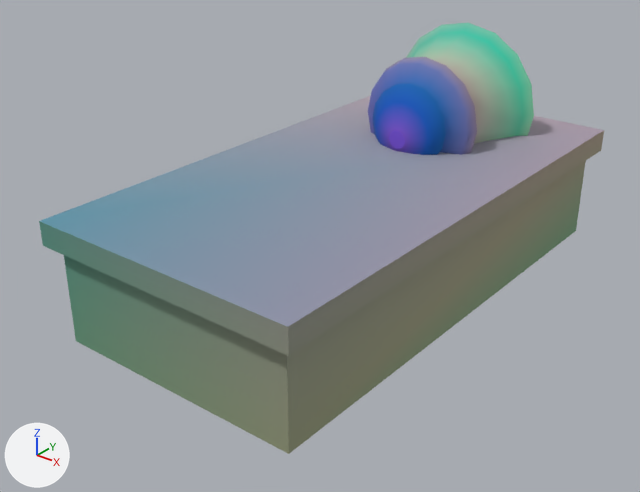
The glTF model assets/kit/tomb_slab.glb: old version first, new version second.
Camera for both pictures: a 50 mm camera at (2.06, -2.83, 1.86) aimed at (-0.04, -0.2, 0.23). Every picture has the same lights, and +X, +Y and +Z are marked at lower left. The first picture is the older version. Where no turn or scale is listed for an object, it has been applied to the vertices. Vertices at exactly the same position are counted once.

Objects in the first picture: 'effigy', 'tomb'.
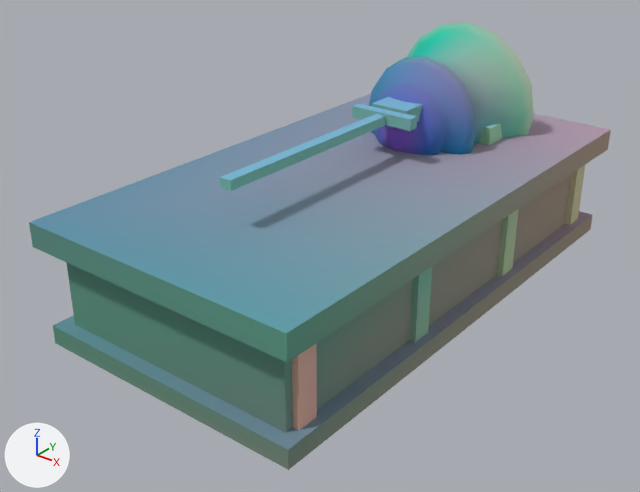
Patch to the scene script:
```diff
--- a/assets/kit/tomb_slab.glb.py
+++ b/assets/kit/tomb_slab.glb.py
@@ me_tomb @@
 # used by ob_tomb; location = (0.0, 0.0, 0.0)
-me_tomb.from_pydata(...)  # 16 vertices, 24 faces; spans x -0.6..0.6, y -1.15..1.15, z 0.0..0.52
+me_tomb.from_pydata(...)  # 24 vertices, 36 faces; spans x -0.62..0.62, y -1.18..1.18, z 0.0..0.52
+# me_tomb part 1: the loose piece of 8 vertices spanning x -0.6..0.6, y -1.15..1.15, z 0.42..0.52 is moved by (0.0, 0.0, -0.43)
+# me_tomb part 2: a new loose piece, a box spanning x -0.54..0.54, y -1.1..1.1, z 0.08..0.42, in mat_m_stone_dark
+# me_tomb part 3: a new loose piece, a box spanning x -0.62..0.62, y -1.18..1.18, z 0.42..0.52, in mat_m_stone_dark
+# me_tomb part 4: the loose piece of 8 vertices spanning x -0.55..0.55, y -1.1..1.1, z 0.0..0.42 is deleted
 me_tomb.materials.append(mat_m_stone_dark)
@@ me_effigy @@
 me_effigy.from_pydata(...)  # 160 vertices, 316 faces; spans x -0.375..0.375, y -0.559..0.0, z -0.375..0.375
 # used by ob_effigy; location = (0.0, 0.85, 0.62)
+# me_effigy part 5: 158 faces centred in x -0.264..0.264, y -0.559..-0.397, z -0.264..0.264 are repainted in the vertex colours; the middle colour goes from blue #4f71dc to blue #5887dc
+# me_effigy part 6: 72 faces centred in x -0.271..0.271, y -0.379..-0.22, z -0.271..0.271 are repainted in the vertex colours; the middle colour goes from light grey #b4c3c7 to cyan #49b0c7
+# me_effigy part 7: 45 faces centred in x -0.352..0.301, y -0.22..0.0, z -0.301..0.344 are repainted in the vertex colours; the middle colour goes from green #adddc9 to cyan #49dac9
+# me_effigy part 8: 41 faces centred in x -0.344..0.352, y -0.138..0.0, z -0.352..0.352 are repainted in the vertex colours; the middle colour goes from green #9be4ca to green #a5e2ca
 me_effigy.materials.append(mat_m_stone_trim)
@@ me_tomb_trim @@
+me_tomb_trim.from_pydata(...)  # 96 vertices, 144 faces; spans x -0.56..0.56, y -1.07..1.07, z 0.08..0.74
+me_tomb_trim.materials.append(mat_m_stone_trim)
@@ ob_tomb_trim @@
+ob_tomb_trim = bpy.data.objects.new('tomb_trim', me_tomb_trim)
+ob_tomb_trim.location = (0.0, 0.0, 0.0)
```

Location of each change, [x1, y1, x2, y2] in pixels of the pictures (640 x 492 px; the box of a moved part takes in the faces that stretch with it):
'tomb', reshaped
    before: [39, 96, 604, 454]
    after: [29, 94, 611, 470]
'tomb_trim', added
    after: [220, 97, 585, 430]
part 1 of me_tomb, moved or reshaped
    before: [39, 96, 604, 356]
    after: [53, 211, 593, 470]
part 2 of me_tomb, added
    after: [66, 174, 572, 432]
part 3 of me_tomb, added (blue)
    after: [29, 94, 611, 362]
part 4 of me_tomb, deleted
    before: [64, 161, 586, 454]
part 5 of me_effigy, recoloured
    both: [369, 57, 477, 155]
part 6 of me_effigy, recoloured
    both: [383, 56, 491, 152]
part 7 of me_effigy, recoloured (green to cyan)
    both: [406, 23, 523, 138]
part 8 of me_effigy, recoloured
    both: [464, 23, 534, 131]
